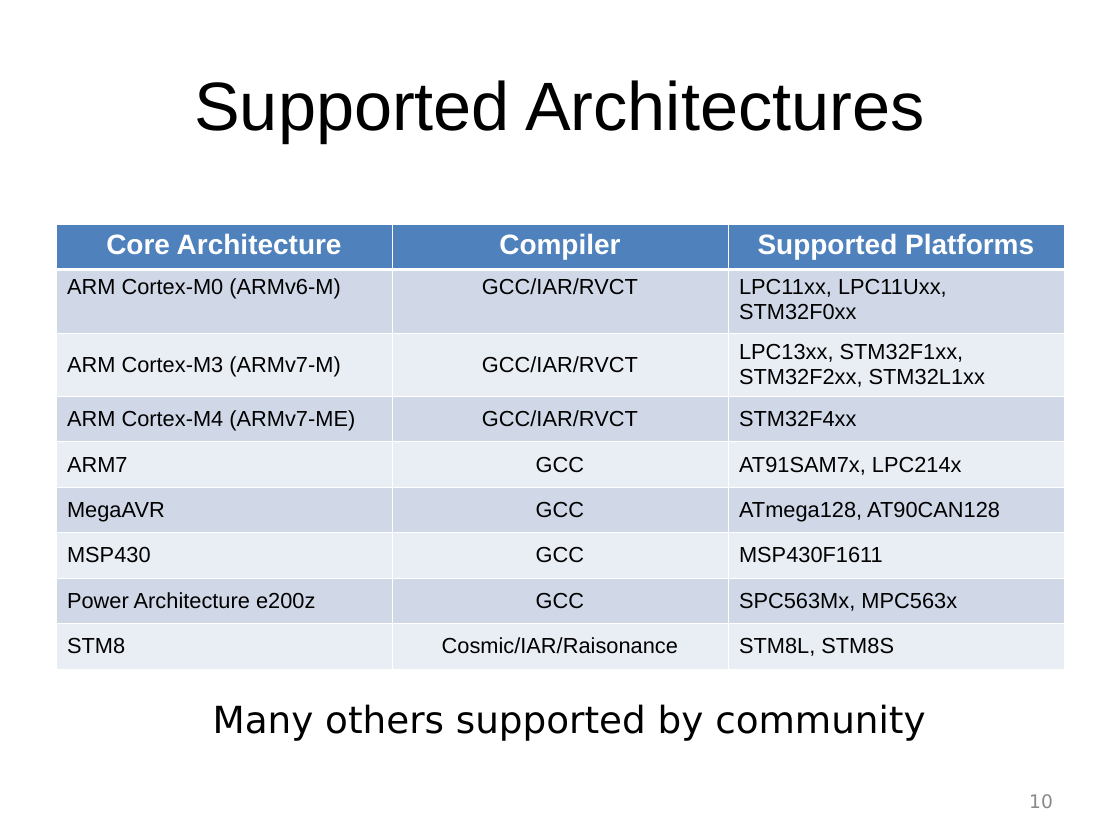
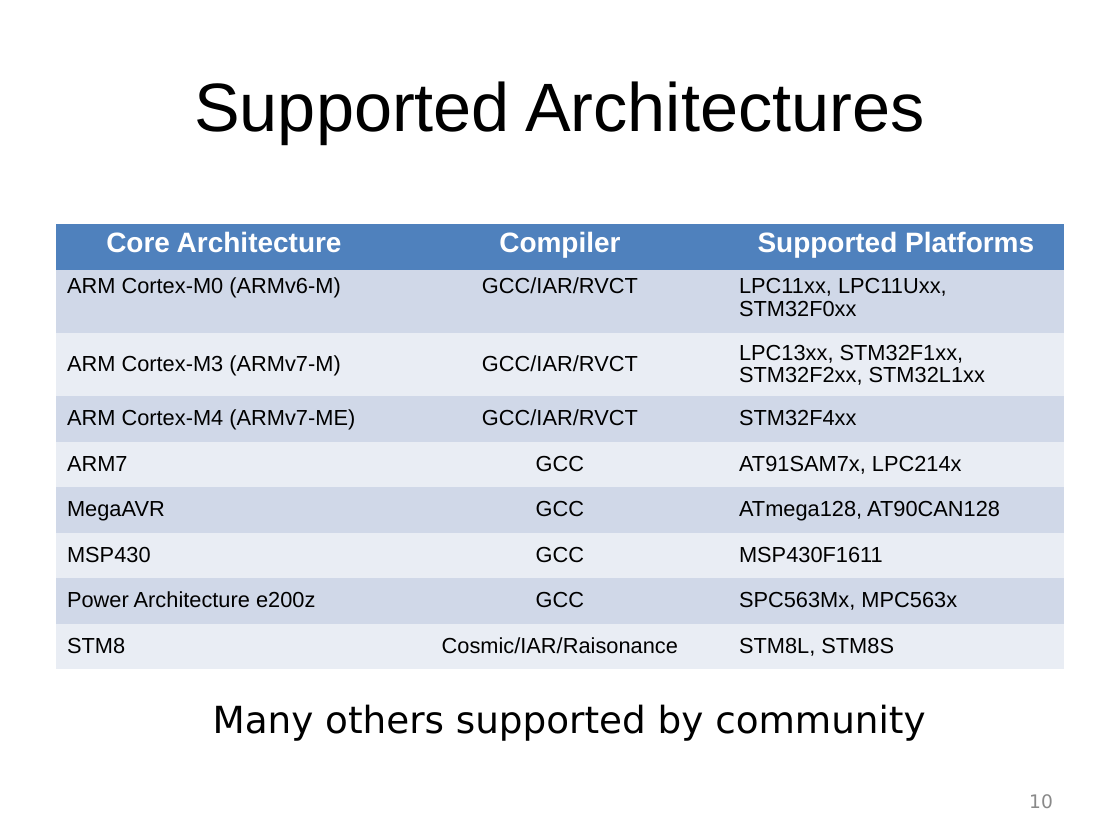
Before and after one commit to mabl/ChibiOS, a slide deck: slide 10 of slides_better_embedded_2012/ChibiOS-RT 1 Introduction.ppt. Drawn at 1120x840 pixels with LibreOffice and Linux fonts; fonts in the diff are those of the drawing; background and template pictures are left out. Boxes give left, top, right and bottom in pixels: in the first picture for what was removed or moved away, otherwise in the second. Text is boxed around its words. In the diff, an @@ line names an element or a change of style, - is before the commit and + after.

```diff
--- a/slides_better_embedded_2012/ChibiOS-RT 1 Introduction.ppt
+++ b/slides_better_embedded_2012/ChibiOS-RT 1 Introduction.ppt
@@ table at <box>56,224,1064,669</box> @@
@@ line spacing 1 to 0.93 @@
@@ borders changed @@
```
Also in this commit, not shown: 12 other slides changed, 1 other file.
